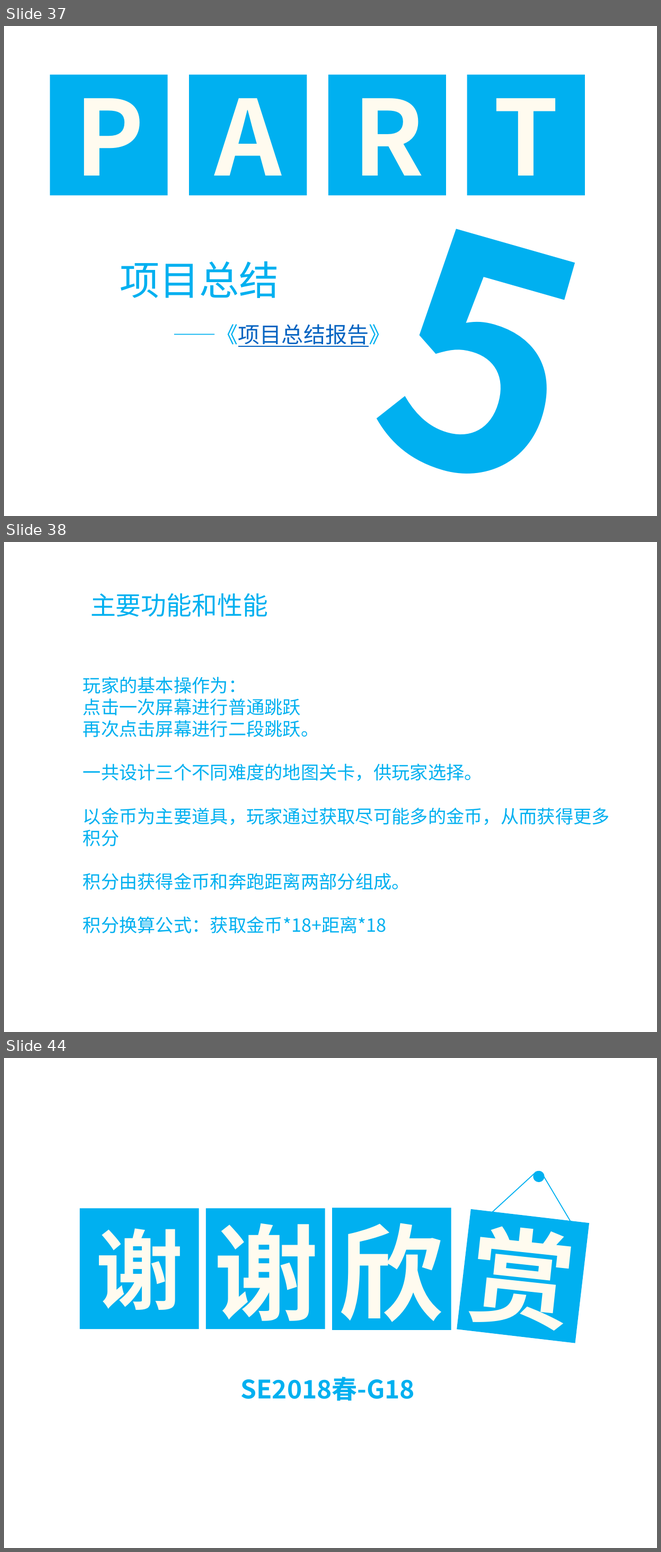
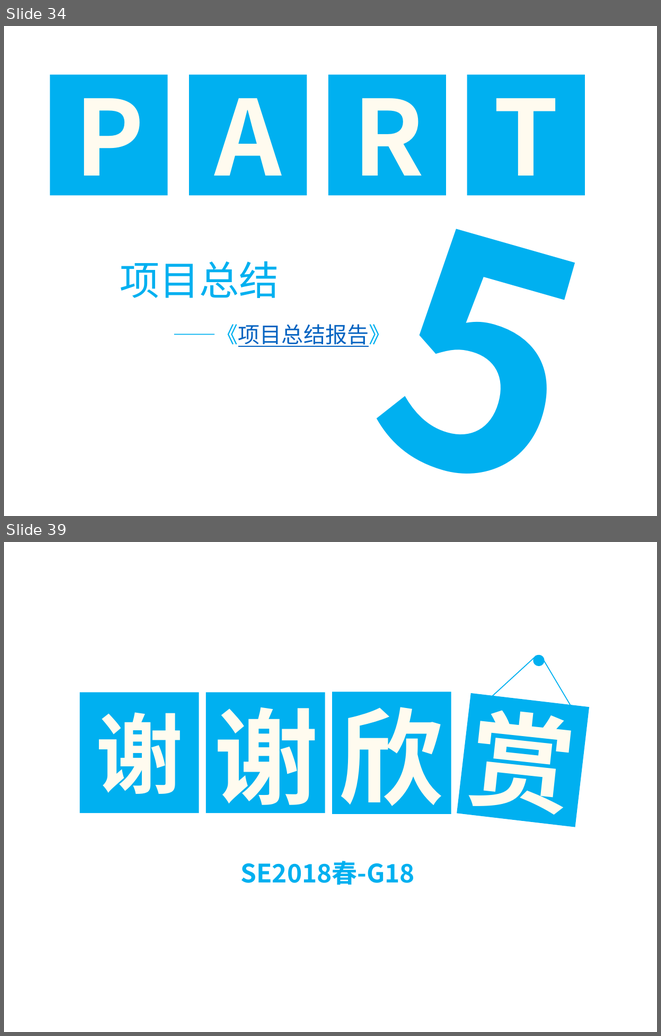
Before and after one commit to SE2018G18/SE2018-G18-Project, a slide deck: SE2018春-G18-项目总结.pptx. Shown one above the other, each under a label of ours: slides 37, 38 and 44 before the commit, slides 34 and 39 after it; the slides between them are not shown. The pictures are 661x1552 and 661x1036 pixels, drawn with LibreOffice and Linux fonts; fonts in the diff are those of the drawing; background and template pictures are left out. Boxes give left, top, right and bottom in pixels: in the first picture for what was removed or moved away, otherwise in the second. Text is boxed around its words. In the diff, an @@ line names an element or a change of style, - is before the commit and + after.

```diff
--- a/SE2018春-G18-项目总结.pptx
+++ b/SE2018春-G18-项目总结.pptx
@@ slide 38 removed at (4,542,657,1032), background picture (left out) @@
@@ text removed at (90,593,268,617) @@
-主要功能和性能
@@ text removed at (83,677,610,933) @@
-玩家的基本操作为：
-点击一次屏幕进行普通跳跃
-再次点击屏幕进行二段跳跃。
-一共设计三个不同难度的地图关卡，供玩家选择。
-以金币为主要道具，玩家通过获取尽可能多的金币，从而获得更多积分
-积分由获得金币和奔跑距离两部分组成。
-积分换算公式：获取金币*18+距离*18
@@ what was slide 37 is now slide 34 @@
@@ what was slide 44 is now slide 39 @@
```
Also in this commit, not shown: 5 slides changed, 2 slides added, 6 other slides removed, 10 other files.
